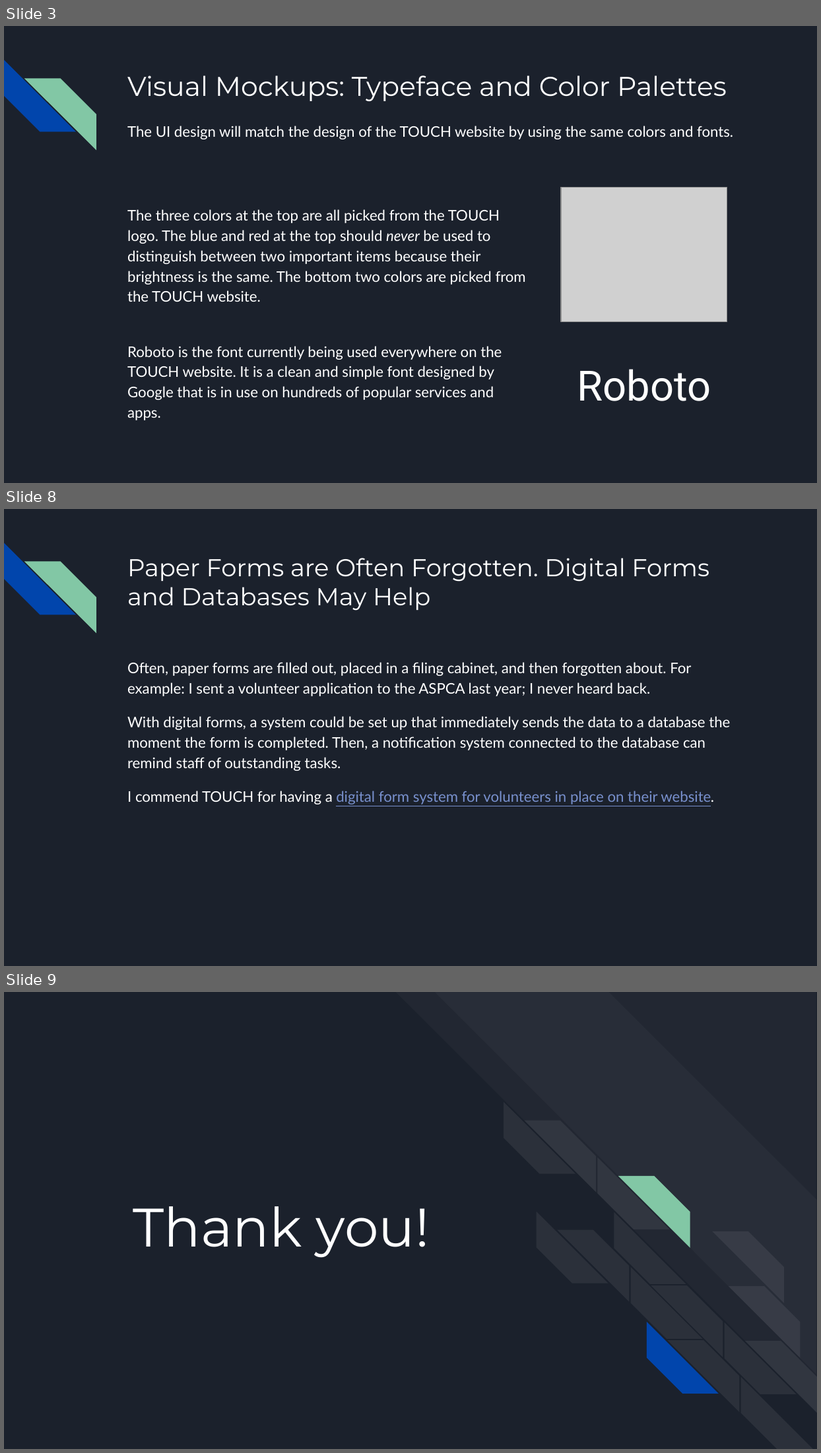
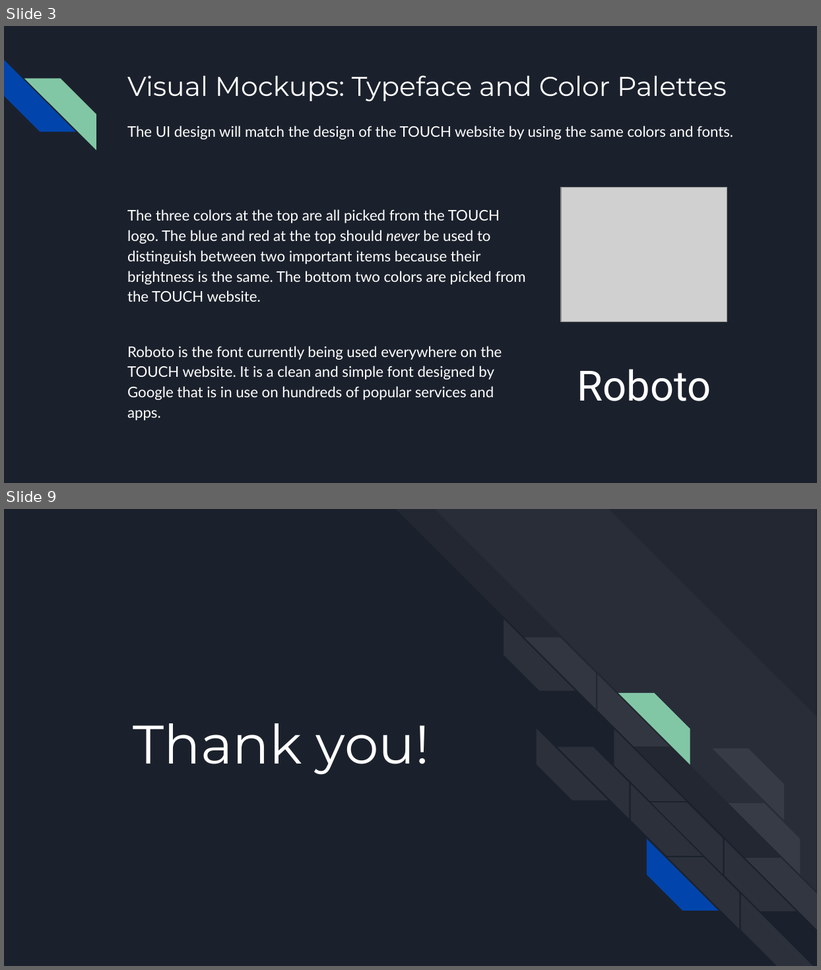
Before and after one commit to Thysbelon/Thysbelon.github.io, a slide deck: content/New-Media-Projects/Empathize/Midterm Presentation.pptx. Shown one above the other, each under a label of ours: slides 3, 8 and 9 before the commit, slides 3 and 9 after it; the slides between them are not shown. The pictures are 821x1453 and 821x970 pixels, drawn with LibreOffice and Linux fonts; fonts in the diff are those of the drawing; grey boxes stand for pictures. Boxes give left, top, right and bottom in pixels: in the first picture for what was removed or moved away, otherwise in the second. Text is boxed around its words. In the diff, an @@ line names an element or a change of style, - is before the commit and + after.

```diff
--- a/content/New-Media-Projects/Empathize/Midterm Presentation.pptx
+++ b/content/New-Media-Projects/Empathize/Midterm Presentation.pptx
@@ slide 8 removed at (4,509,817,966), background #1B212C; not listed: 2 template elements that a slide beside it also shows @@
@@ title removed at (127,558,710,611) @@
-Paper Forms are Often Forgotten. Digital Forms and Databases May Help
@@ text removed at (127,662,730,805) @@
-Often, paper forms are filled out, placed in a filing cabinet, and then forgotten about. For example: I sent a volunteer application to the ASPCA last year; I never heard back.
-With digital forms, a system could be set up that immediately sends the data to a database the moment the form is completed. Then, a notification system connected to the database can remind staff of outstanding tasks.
-I commend TOUCH for having a digital form system for volunteers in place on their website.
```
Also in this commit, not shown: 3 slides changed, 2 slides added, 1 other slide removed, 4 other files.
